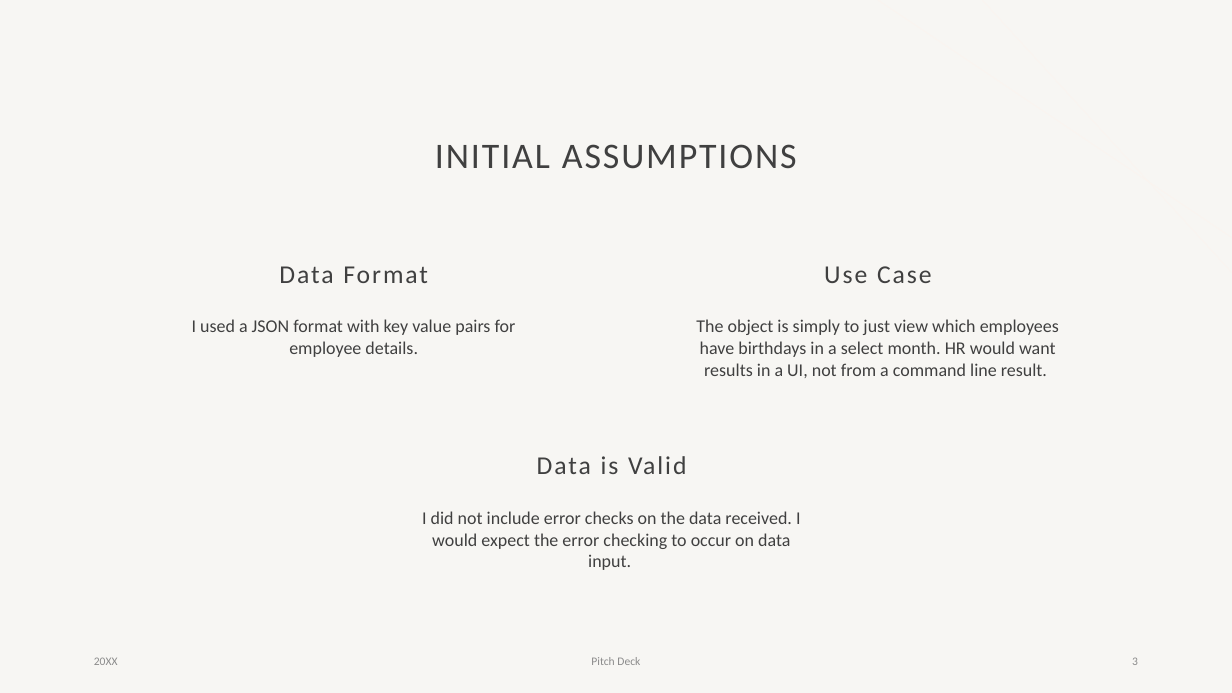
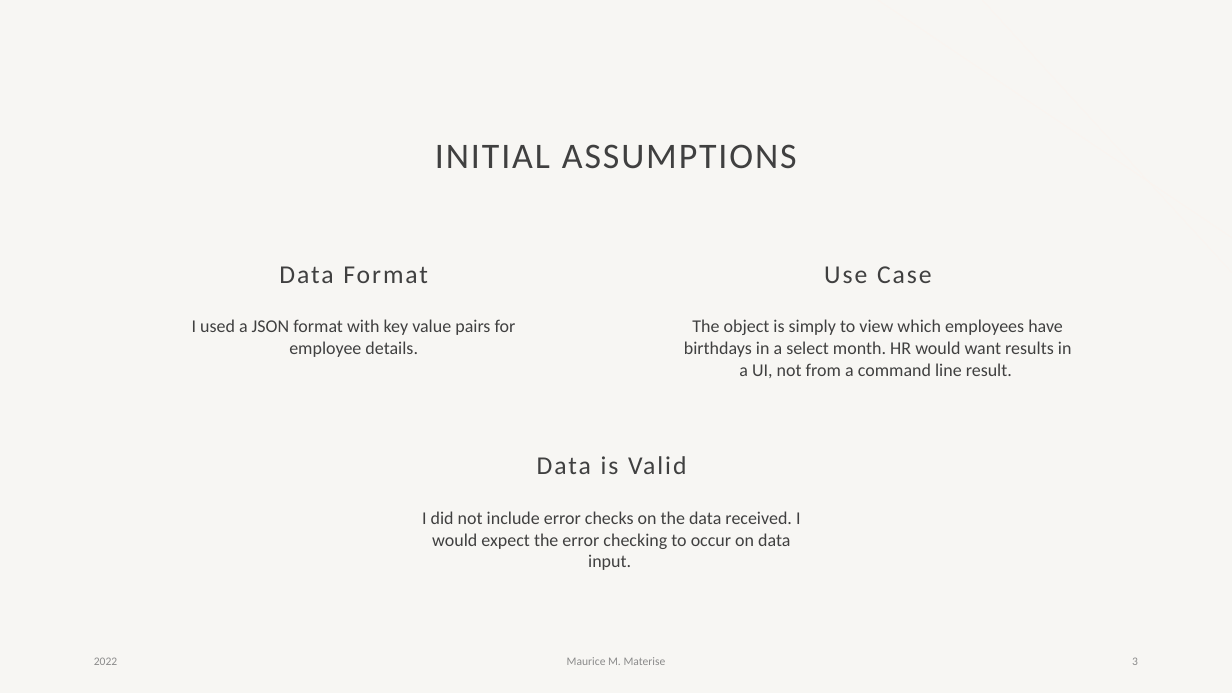
Before and after one commit to materimm/SAS, a slide deck: slide 3 of SAS Interview Presentation.pptx. Drawn at 1232x693 pixels with LibreOffice and Linux fonts; fonts in the diff are those of the drawing; background and template pictures are left out. Boxes give left, top, right and bottom in pixels: in the first picture for what was removed or moved away, otherwise in the second. Text is boxed around its words. In the diff, an @@ line names an element or a change of style, - is before the commit and + after.

Commit message:
presentation updates

```diff
--- a/SAS Interview Presentation.pptx
+++ b/SAS Interview Presentation.pptx
@@ text at box(684, 319, 1072, 378): text changed @@
-The object is simply to just view which employees have birthdays in a select month. HR would want results in a UI, not from a command line result.
+The object is simply to view which employees have birthdays in a select month. HR would want results in a UI, not from a command line result.
@@ text at box(94, 657, 117, 665): text changed @@
-20XX
+2022
@@ text at box(567, 657, 666, 665): text changed @@
-Pitch Deck
+Maurice M. Materise
```
Also in this commit, not shown: 10 other slides changed.
